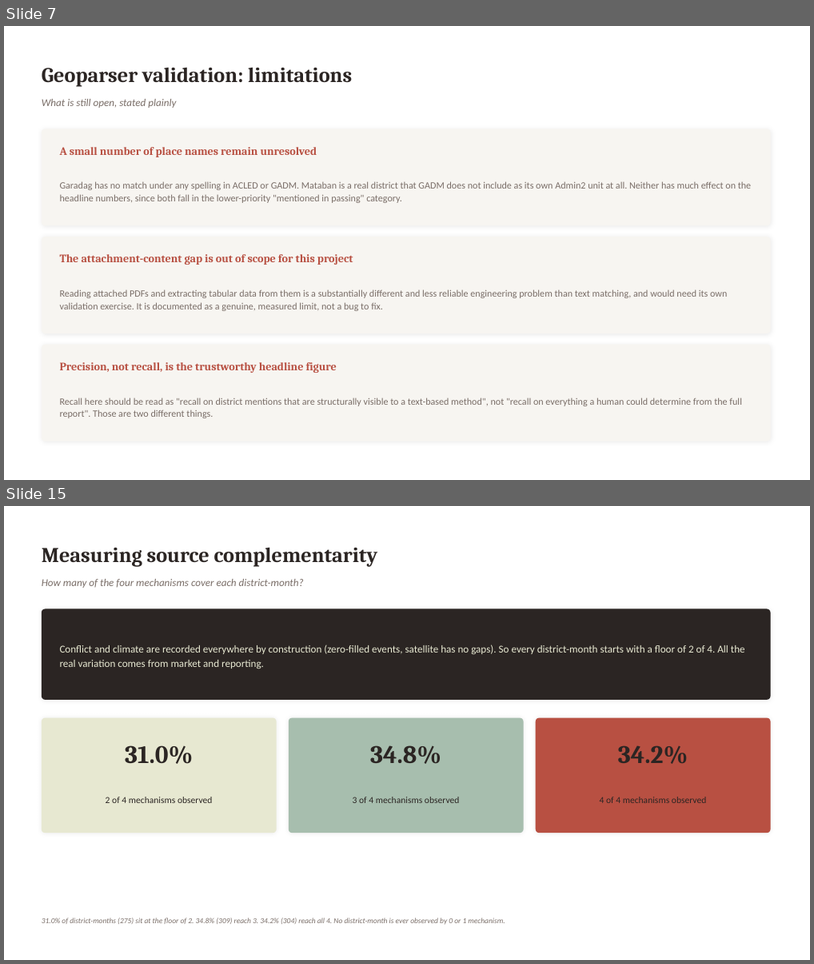
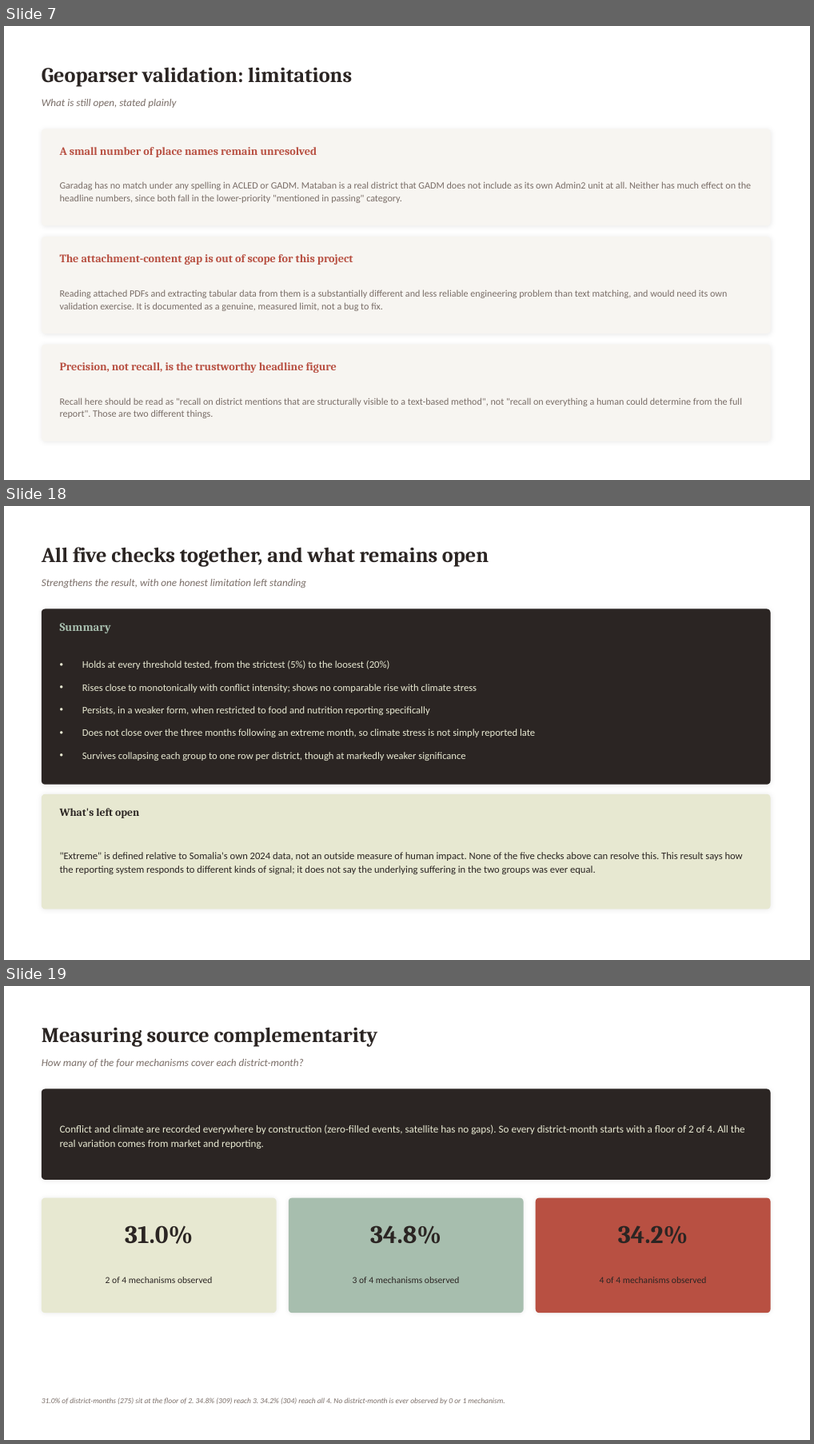
Before and after one commit to hcfgsqm2q7-lang/Dissertation---Samuel-Aracena, a slide deck: weekly_meetings/2026_08_17_slides.pptx. Shown one above the other, each under a label of ours: slides 7 and 15 before the commit, slides 7, 18 and 19 after it; the slides between them are not shown. The pictures are 814x964 and 814x1444 pixels, drawn with LibreOffice and Linux fonts; fonts in the diff are those of the drawing. Boxes give left, top, right and bottom in pixels: in the first picture for what was removed or moved away, otherwise in the second. Text is boxed around its words. In the diff, an @@ line names an element or a change of style, - is before the commit and + after.

```diff
--- a/weekly_meetings/2026_08_17_slides.pptx
+++ b/weekly_meetings/2026_08_17_slides.pptx
@@ slide 18 added at bbox=[4, 506, 810, 960], background #FFFFFF @@
@@ text added at bbox=[42, 547, 489, 567], 25 pt, text #2B2523, bold @@
+All five checks together, and what remains open
@@ text added at bbox=[42, 579, 306, 588], 12.5 pt, text #7A6E68, italic @@
+Strengthens the result, with one honest limitation left standing
@@ rounded rectangle added at bbox=[42, 609, 771, 784], fill #2B2523 @@
@@ text added at bbox=[60, 623, 111, 633], 14 pt, text #A7BEAE, bold @@
+Summary
@@ text added at bbox=[82, 660, 535, 760], 12 pt, text #E7E8D1 @@
+• Holds at every threshold tested, from the strictest (5%) to the loosest (20%)
+• Rises close to monotonically with conflict intensity; shows no comparable rise with climate stress
+• Persists, in a weaker form, when restricted to food and nutrition reporting specifically
+• Does not close over the three months following an extreme month, so climate stress is not simply reported late
+• Survives collapsing each group to one row per district, though at markedly weaker significance
@@ rounded rectangle added at bbox=[42, 794, 771, 909], fill #E7E8D1 @@
@@ text added at bbox=[60, 808, 139, 818], 13 pt, text #2B2523, bold @@
+What's left open
@@ text added at bbox=[60, 852, 743, 874], 12 pt, text #2B2523 @@
+"Extreme" is defined relative to Somalia's own 2024 data, not an outside measure of human impact. None of the five checks above can resolve this. This result says how the reporting system responds to different kinds of signal; it does not say the underlying suffering in the two groups was ever equal.
@@ what was slide 15 is now slide 19 @@
```
Also in this commit, not shown: 8 slides changed, 4 other slides added, 1 slide removed, 1 other file.
